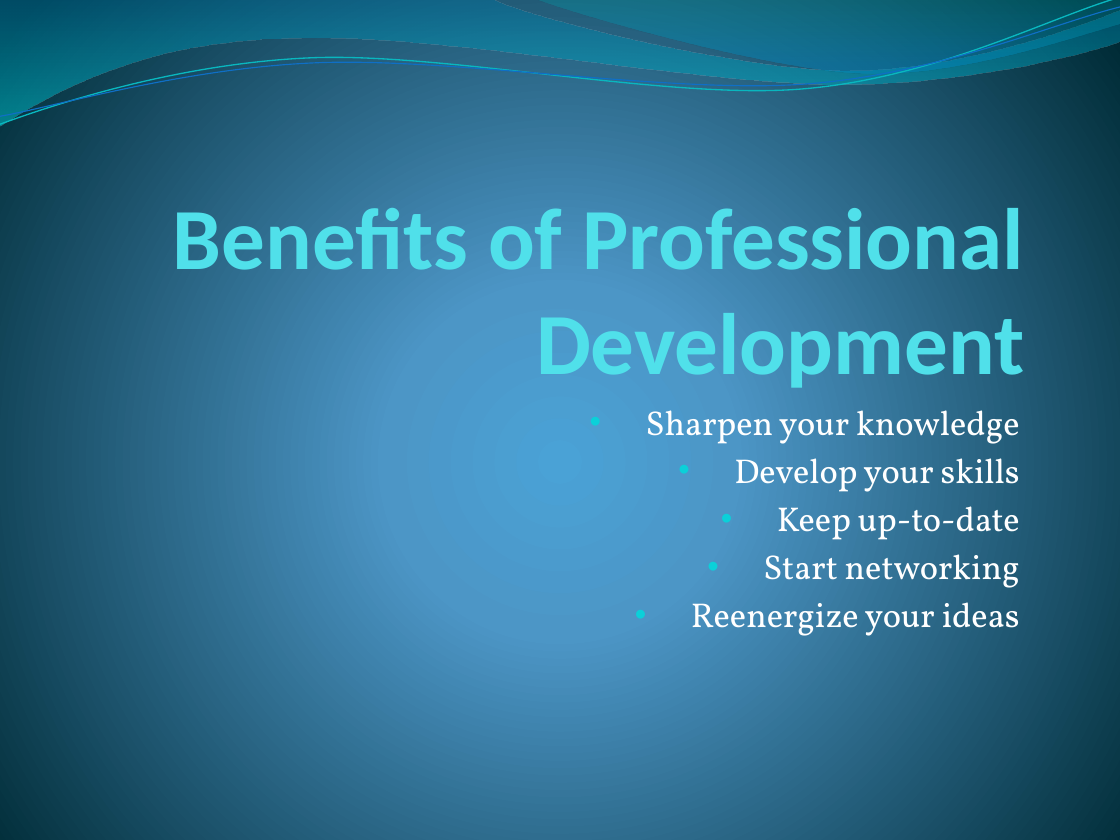
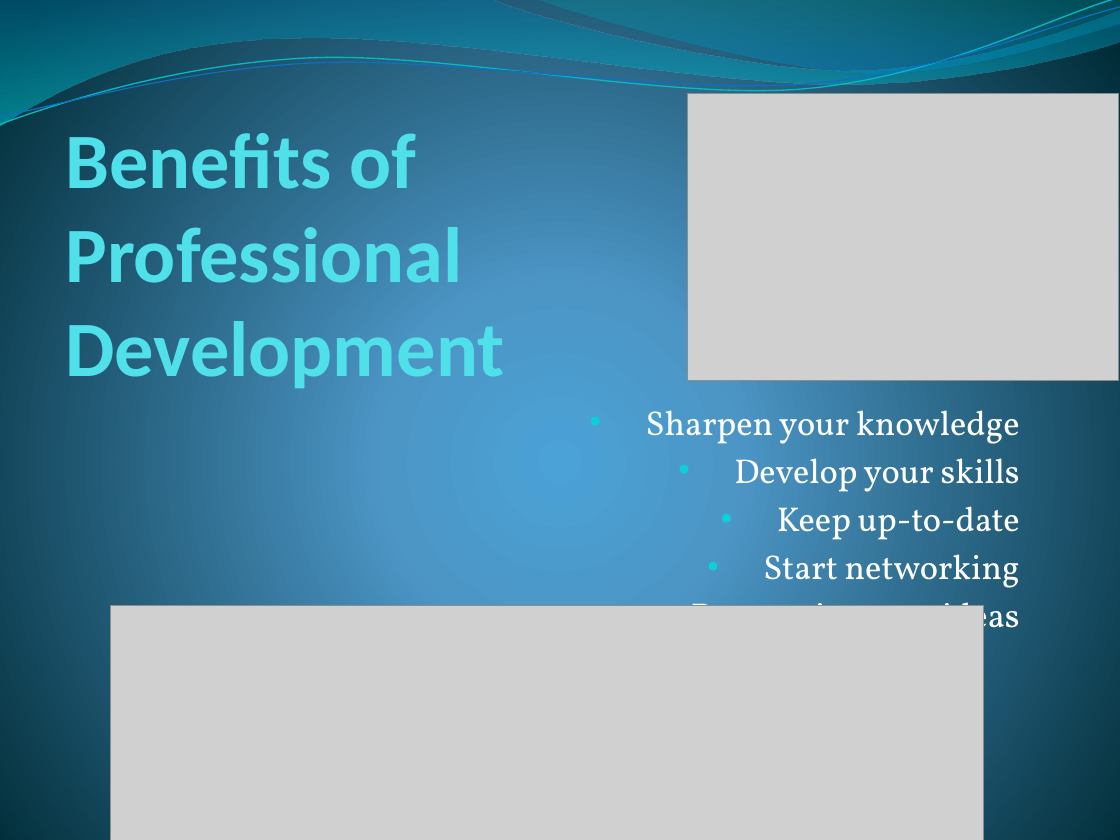
Before and after one commit to CrazeeIvan/ICT_P-PDev, a slide deck: slide 3 of Personal.pptx. Drawn at 1120x840 pixels with LibreOffice and Linux fonts; fonts in the diff are those of the drawing; grey boxes stand for pictures. Boxes give left, top, right and bottom in pixels: in the first picture for what was removed or moved away, otherwise in the second. Text is boxed around its words. In the diff, an @@ line names an element or a change of style, - is before the commit and + after.

```diff
--- a/Personal.pptx
+++ b/Personal.pptx
@@ picture added at <box>688,94,1119,381</box> @@
@@ title "Benefits of Professional Development" at <box>65,122,504,395</box>: size 56 to 50.4 pt; alignment right to left @@
@@ picture added at <box>110,605,983,840</box> @@
```
Also in this commit, not shown: 5 other slides changed, 3 slides added, 2 slides removed.
